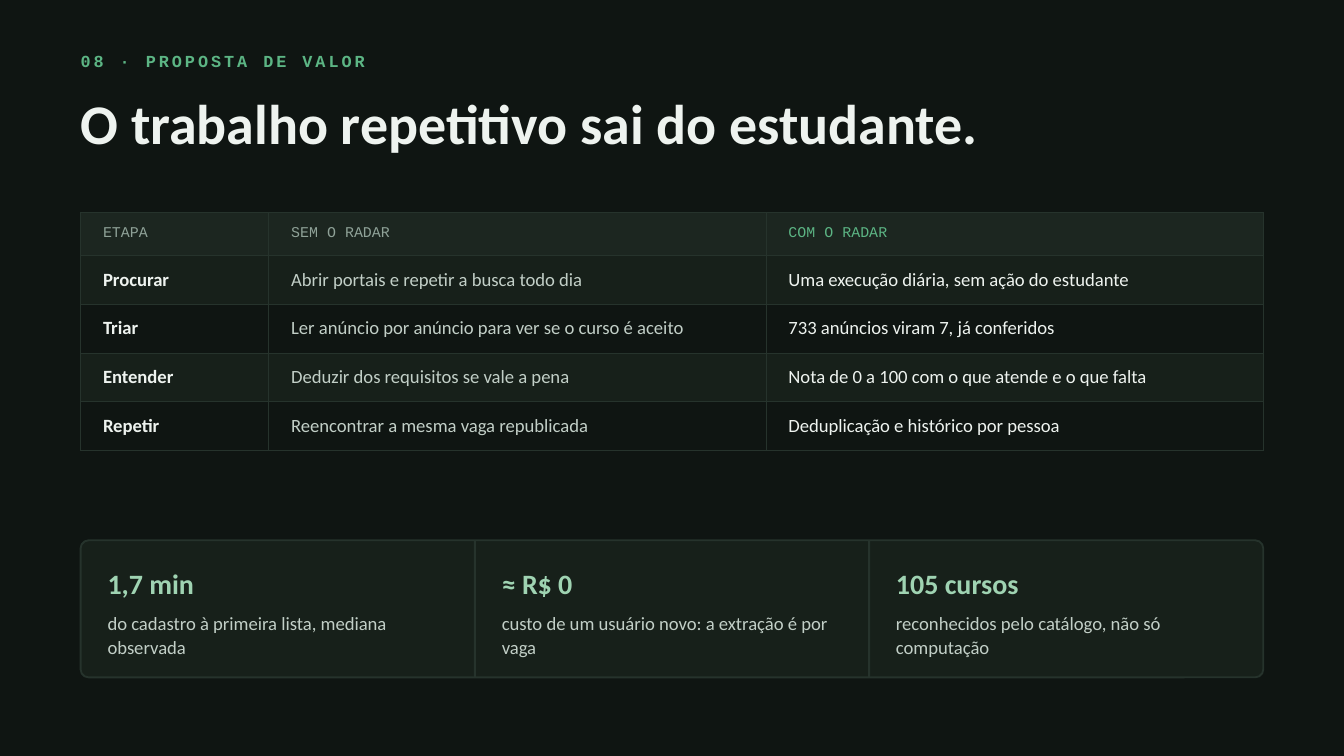
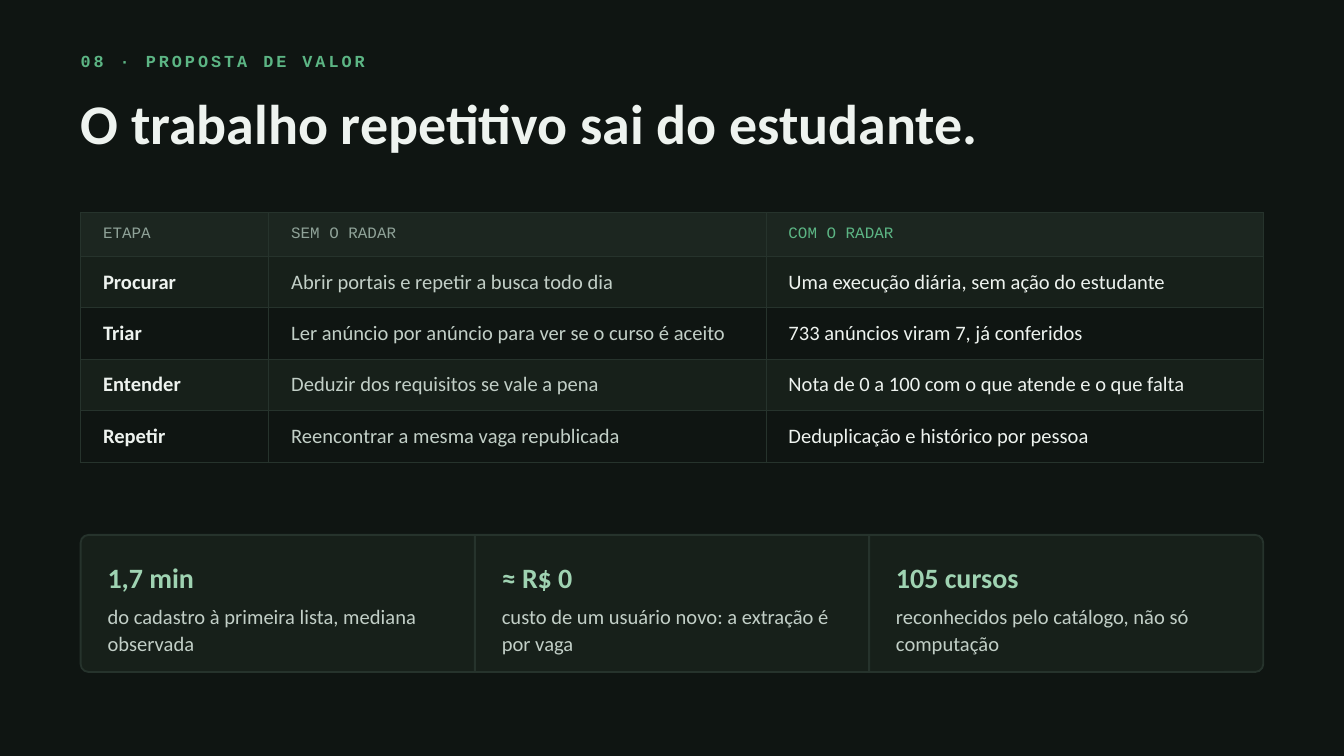
Before and after one commit to RadarEstagio/RadarEstagio, a slide deck: slide 8 of apresentacao/radar-de-estagio-pit.pptx. Drawn at 1344x756 pixels with LibreOffice and Linux fonts; fonts in the diff are those of the drawing. Boxes give left, top, right and bottom in pixels: in the first picture for what was removed or moved away, otherwise in the second. Text is boxed around its words. In the diff, an @@ line names an element or a change of style, - is before the commit and + after.

```diff
--- a/apresentacao/radar-de-estagio-pit.pptx
+++ b/apresentacao/radar-de-estagio-pit.pptx
@@ table at bbox=[81, 212, 1263, 451] @@
@@ size 8 to 8.5 pt in "ETAPA", "SEM O RADAR", "COM O RADAR" @@
@@ size 10 to 11 pt @@
@@ 3 texts, 2 lines, 1 rounded rectangle: place and size @@
-3 texts, 2 lines, 1 rounded rectangle at bbox=[81, 540, 1263, 677]
+3 texts, 2 lines, 1 rounded rectangle at bbox=[81, 535, 1263, 672]
@@ size 10 to 11 pt in 3 elements at bbox=[108, 609, 416, 651], bbox=[502, 609, 828, 655], bbox=[896, 609, 1189, 655] @@
```
Also in this commit, not shown: 9 other slides changed, 1 other file.
